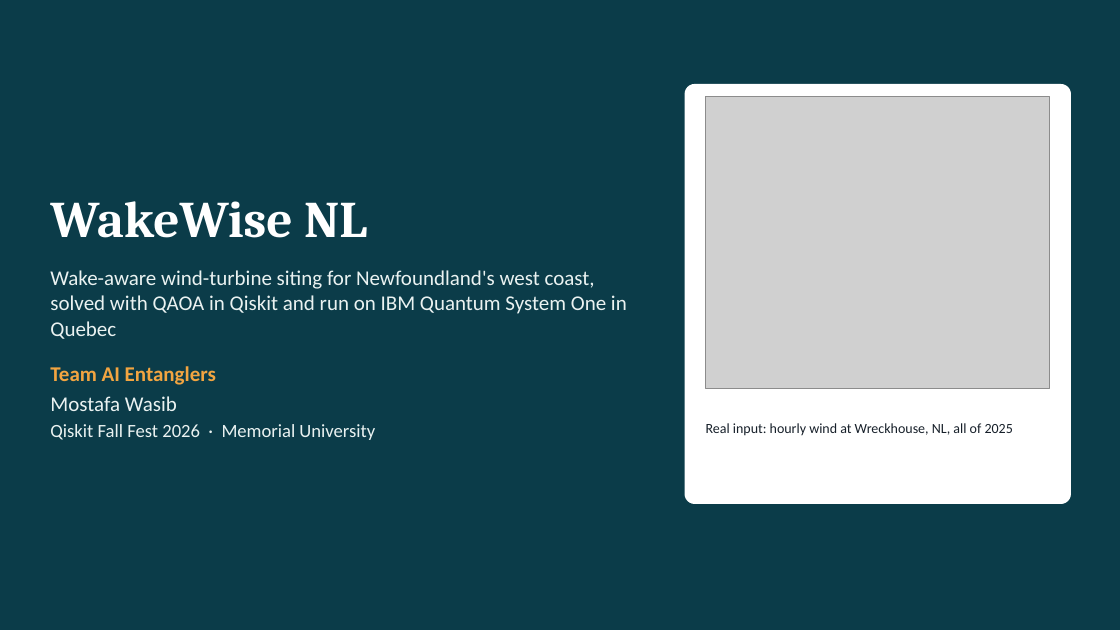
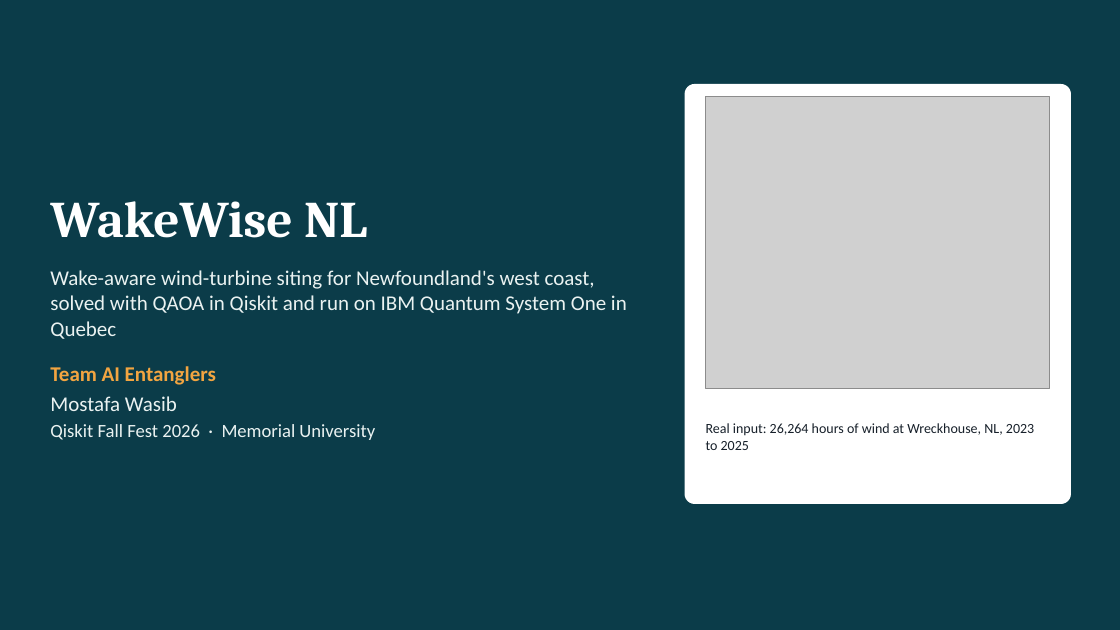
Before and after one commit to mrw-soumik/Qiskit-AI-Entanglers-, a slide deck: slide 1 of slides/WakeWise_NL_AI_Entanglers.pptx. Drawn at 1120x630 pixels with LibreOffice and Linux fonts; fonts in the diff are those of the drawing; grey boxes stand for pictures. Boxes give left, top, right and bottom in pixels: in the first picture for what was removed or moved away, otherwise in the second. Text is boxed around its words. In the diff, an @@ line names an element or a change of style, - is before the commit and + after.

```diff
--- a/slides/WakeWise_NL_AI_Entanglers.pptx
+++ b/slides/WakeWise_NL_AI_Entanglers.pptx
@@ text at [706,423,1034,450]: text changed @@
-Real input: hourly wind at Wreckhouse, NL, all of 2025
+Real input: 26,264 hours of wind at Wreckhouse, NL, 2023 to 2025
```
Also in this commit, not shown: 11 other slides changed, 1 slide added, 28 other files.
